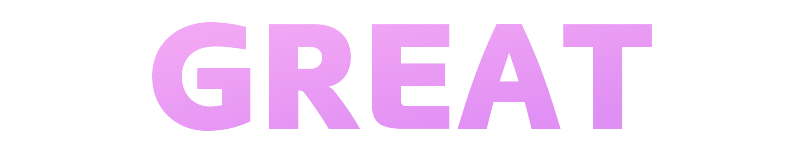
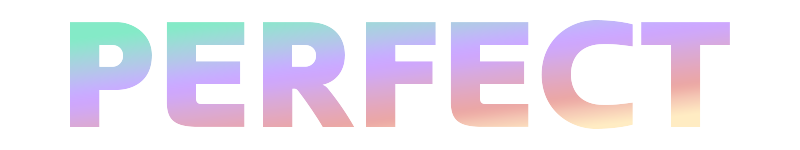
Layered file, before and after one edit (800 × 150). Changes by layer:
showed "PERFECT" over (x1=70, y1=20, x2=730, y2=130)
hid "GREAT" over (x1=152, y1=21, x2=652, y2=131)